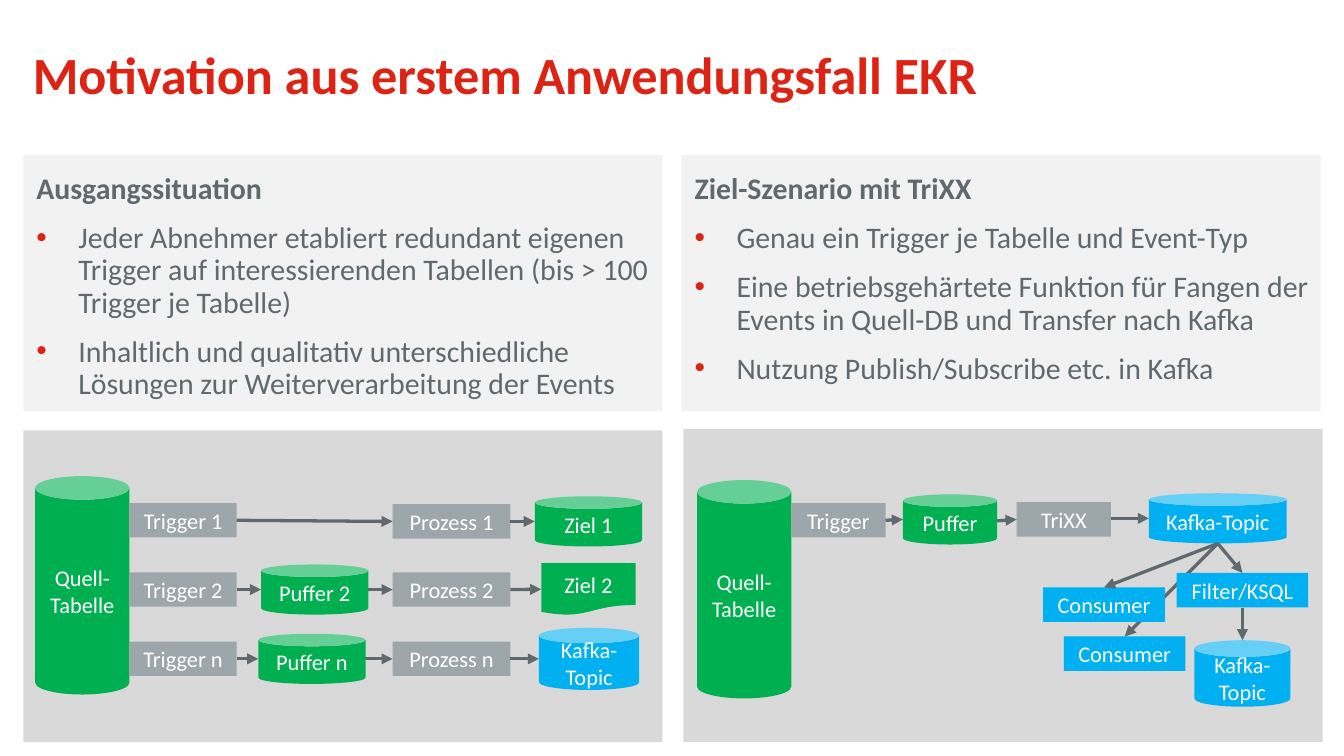
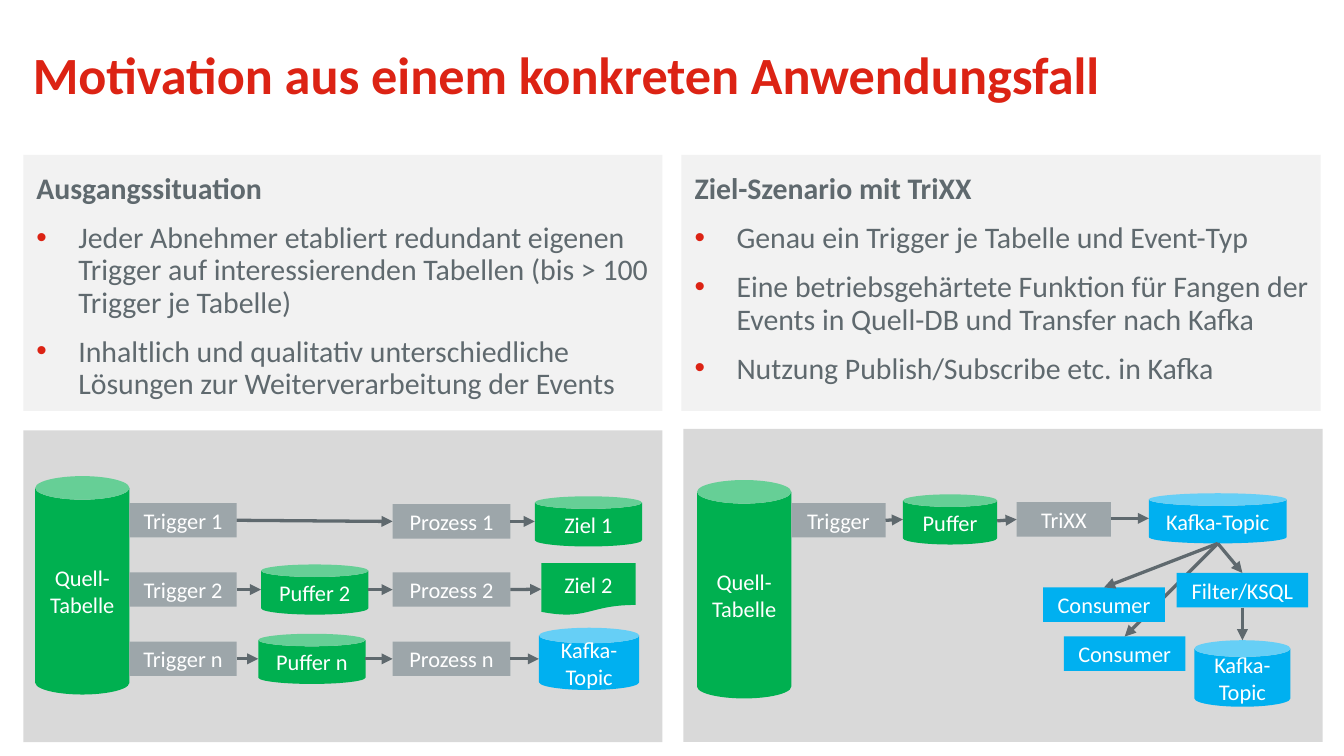
Before and after one commit to osp-ottogroup/movex-cdc, a slide deck: slide 5 of doc/2021-12_TriXX_ITTage.pptx (slide 6 before the commit). Drawn at 1344x756 pixels with LibreOffice and Linux fonts; fonts in the diff are those of the drawing; background and template pictures are left out. Boxes give left, top, right and bottom in pixels: in the first picture for what was removed or moved away, otherwise in the second. Text is boxed around its words. In the diff, an @@ line names an element or a change of style, - is before the commit and + after.

```diff
--- a/doc/2021-12_TriXX_ITTage.pptx
+++ b/doc/2021-12_TriXX_ITTage.pptx
@@ title at (x1=33, y1=57, x2=1099, y2=103): text changed @@
-Motivation aus erstem Anwendungsfall EKR
+Motivation aus einem konkreten Anwendungsfall
```
Also in this commit, not shown: 4 other slides changed, 1 slide removed, 2 other files.
